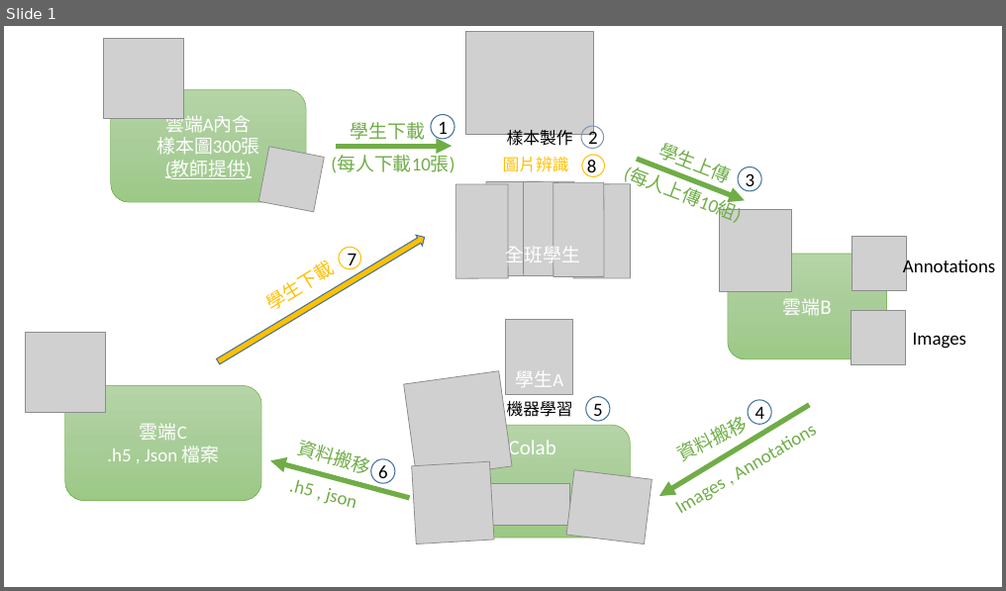
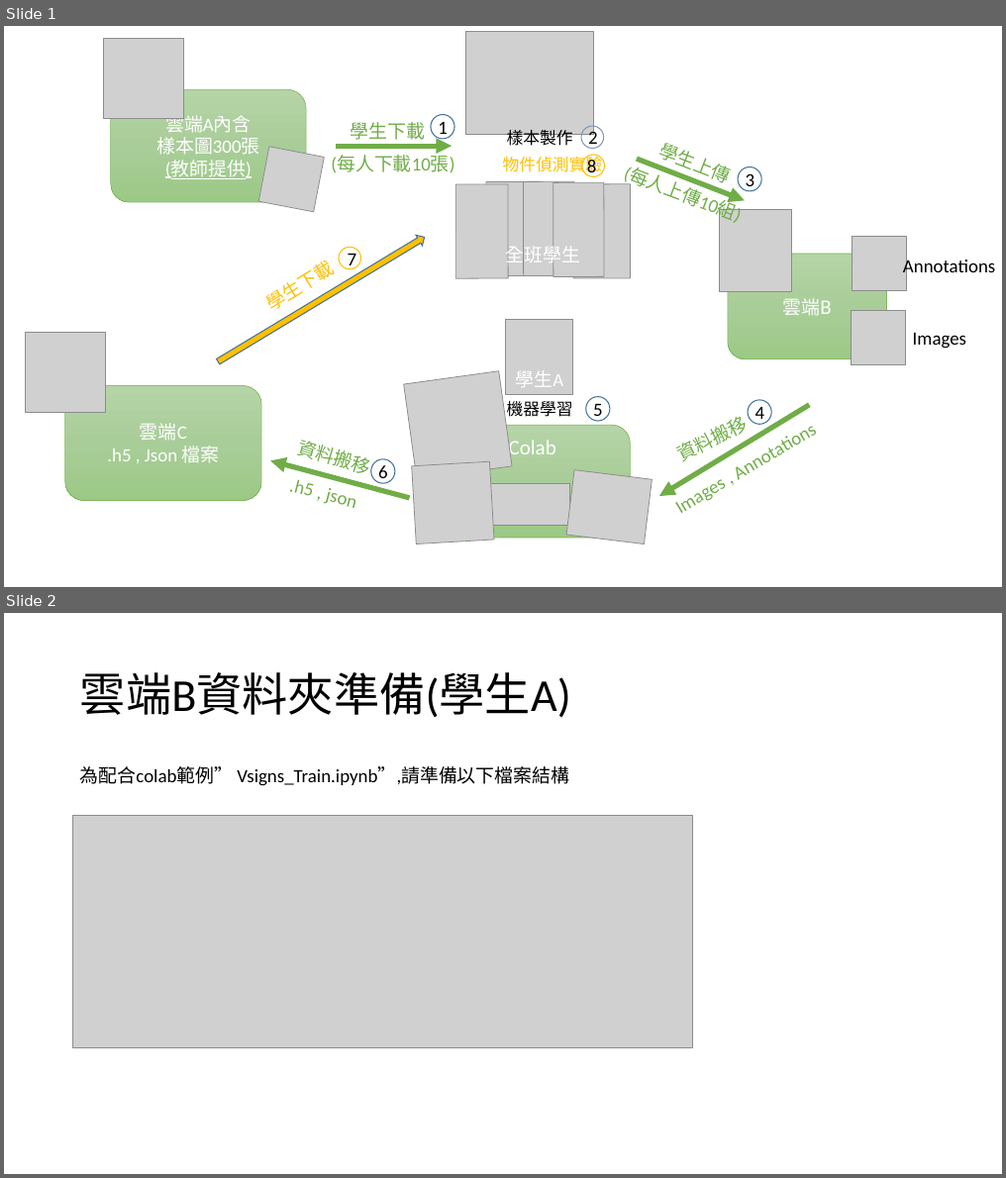
Before and after one commit to NAERSTEAM/EELAB, a slide deck: LAB_20200530_0_HandSignRecognition/process_of_machine_learning_for_LAB20200724_0/process_of_machine_learning_for_LAB20200530(traditional_Chinese).pptx. Shown one above the other, each under a label of ours: slide 1 before the commit, slides 1 and 2 after it. The pictures are 1006x591 and 1006x1178 pixels, drawn with LibreOffice and Linux fonts; fonts in the diff are those of the drawing; grey boxes stand for pictures. Boxes give left, top, right and bottom in pixels: in the first picture for what was removed or moved away, otherwise in the second. Text is boxed around its words. In the diff, an @@ line names an element or a change of style, - is before the commit and + after.

```diff
--- a/LAB_20200530_0_HandSignRecognition/process_of_machine_learning_for_LAB20200724_0/process_of_machine_learning_for_LAB20200530(traditional_Chinese).pptx
+++ b/LAB_20200530_0_HandSignRecognition/process_of_machine_learning_for_LAB20200724_0/process_of_machine_learning_for_LAB20200530(traditional_Chinese).pptx
@@ slide 2 added at [4, 613, 1002, 1174], background #FFFFFF @@
@@ title added at [80, 672, 571, 718], 44 pt, text #000000 @@
+雲端B資料夾準備(學生A)
@@ text added at [80, 766, 569, 786], 18 pt, text #000000 @@
+為配合colab範例” Vsigns_Train.ipynb”,請準備以下檔案結構
@@ picture added at [73, 816, 693, 1048] @@
@@ slide 1 changed as well @@
@@ text at [503, 154, 602, 175]: text changed @@
-圖片辨識
+物件偵測實驗
```
Also in this commit, not shown: 4 other slides added, 2 slides removed, 4 other files.
